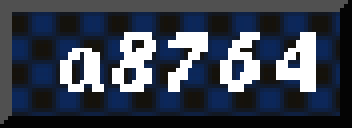
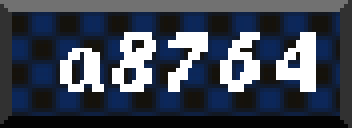
Two versions of the same layered image (352 x 128). Layer-by-layer changes:
added layer "Layer 1 copy" above "Layer 1" over [340, 0, 352, 128]
painted on "Layer 1" over [340, 0, 352, 128]
added layer "Layer 0 copy" above "Layer 0" over [0, 0, 348, 12]
painted on "Layer 0" over [0, 0, 348, 124]
